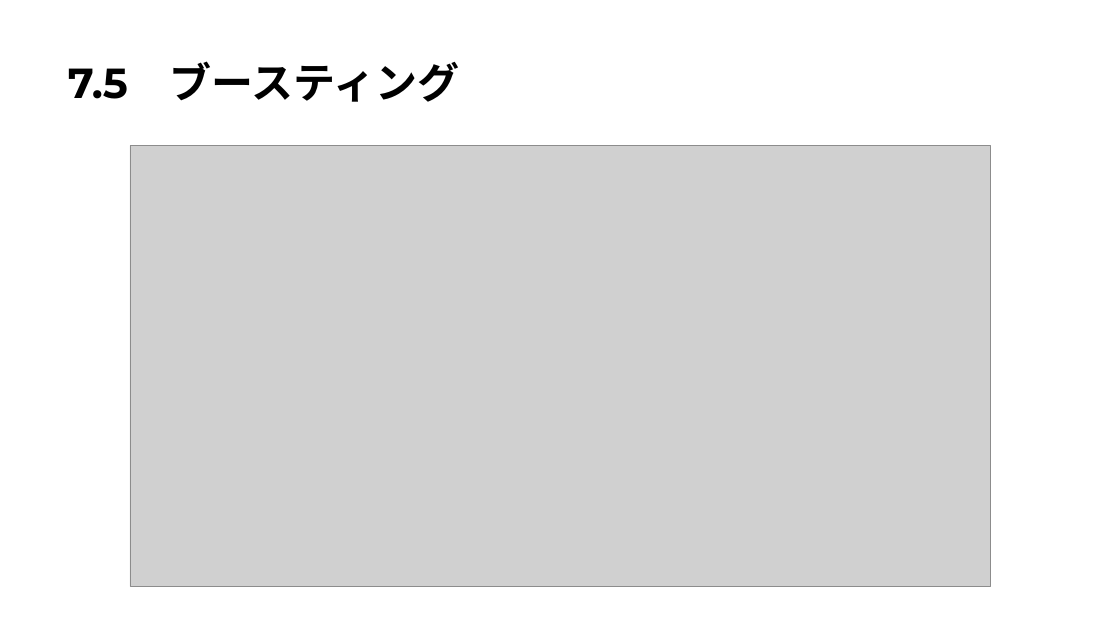
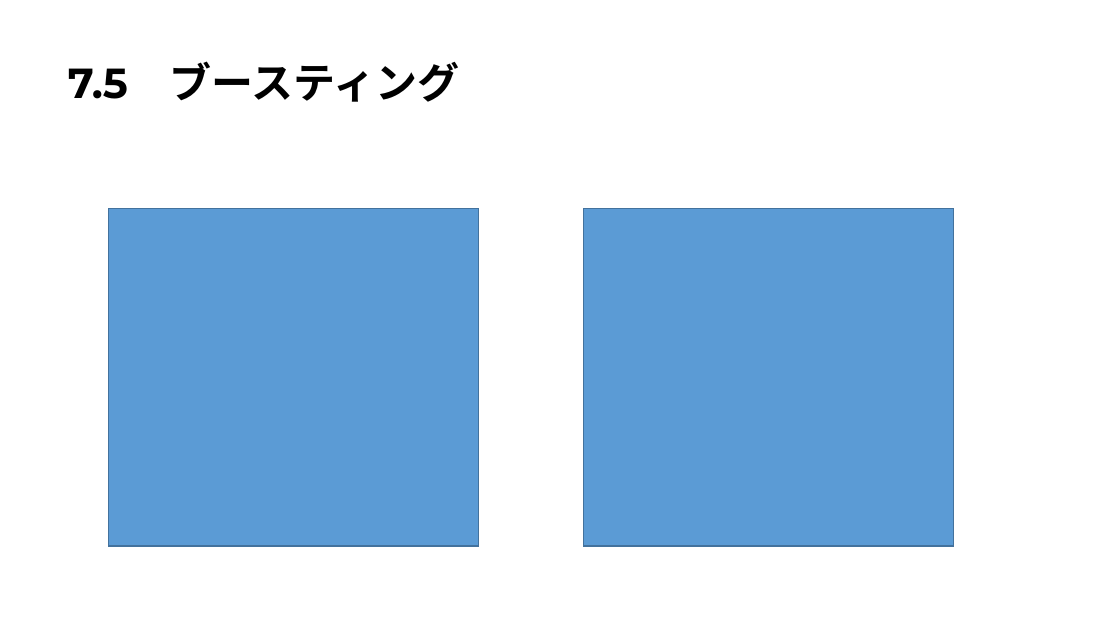
Before and after one commit to Harrry1206/-Graduation-research2, a slide deck: slide 37 of 第7章決定木.pptx (slide 24 before the commit). Drawn at 1120x630 pixels with LibreOffice and Linux fonts; fonts in the diff are those of the drawing; grey boxes stand for pictures. Boxes give left, top, right and bottom in pixels: in the first picture for what was removed or moved away, otherwise in the second. Text is boxed around its words. In the diff, an @@ line names an element or a change of style, - is before the commit and + after.

```diff
--- a/第7章決定木.pptx
+++ b/第7章決定木.pptx
@@ picture removed at bbox=[130, 145, 991, 586] @@
@@ rectangle added at bbox=[108, 208, 478, 546], fill #5B9BD5, outline #43739E 1 pt @@
@@ rectangle added at bbox=[584, 208, 954, 546], fill #5B9BD5, outline #43739E 1 pt @@
```
Also in this commit, not shown: 8 other slides changed, 14 slides added, 1 slide removed.
